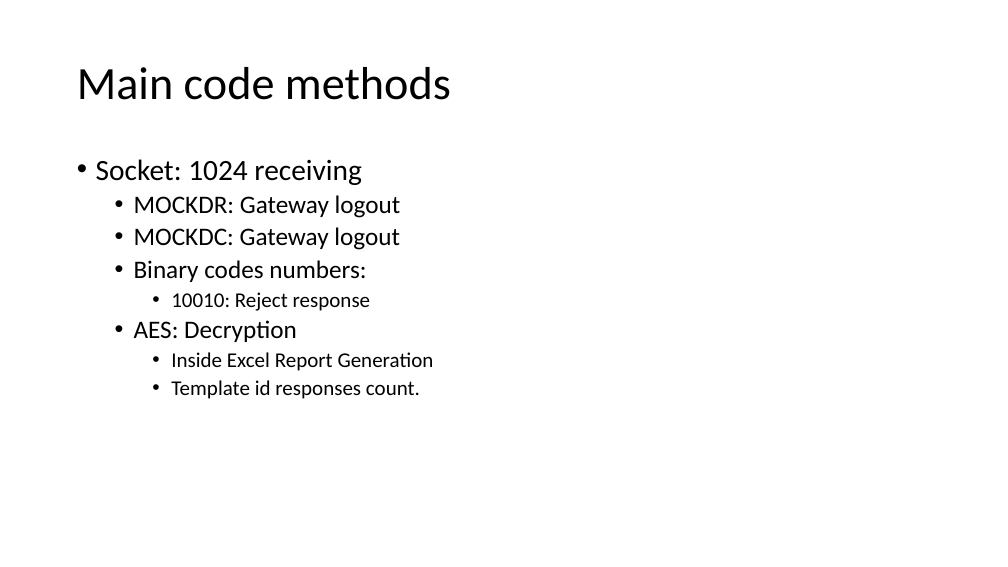
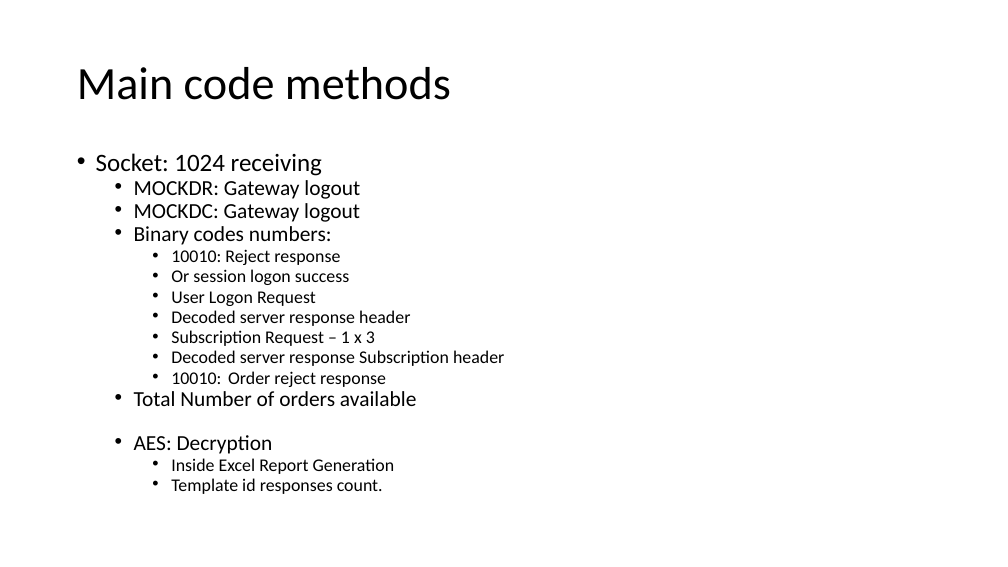
Before and after one commit to billionri/Personal-Docs, a slide deck: slide 11 of UAT – Functional Testing.pptx (slide 9 before the commit). Drawn at 1008x567 pixels with LibreOffice and Linux fonts; fonts in the diff are those of the drawing. Boxes give left, top, right and bottom in pixels: in the first picture for what was removed or moved away, otherwise in the second. Text is boxed around its words. In the diff, an @@ line names an element or a change of style, - is before the commit and + after.

```diff
--- a/UAT – Functional Testing.pptx
+++ b/UAT – Functional Testing.pptx
@@ text at [96, 153, 395, 494]: size 28 to 23.8 pt in "Socket: 1024 receiving"; size 24 to 20.4 pt in "MOCKDR: Gateway logout", "MOCKDC: Gateway logout", "Binary codes numbers:", "AES: Decryption"; size 20 to 17 pt in "10010: Reject response", "Inside Excel Report Generation", "Template id responses count."; line spacing 0.9 to 0.7 @@
@@ text at [134, 269, 504, 406]: paragraphs added @@
+    • Or session logon success
+    • User Logon Request
+    • Decoded server response header
+    • Subscription Request – 1 x 3
+    • Decoded server response Subscription header
+    • 10010: Order reject response
+  • Total Number of orders available
```
Also in this commit, not shown: 3 other slides changed, 5 slides added.
